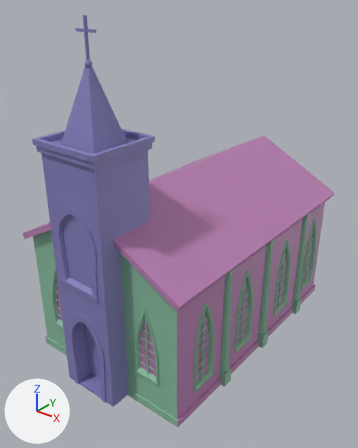
Before and after pictures for a commit that changed the FBX model Assets/Artists/Models/MOD_Church.fbx.
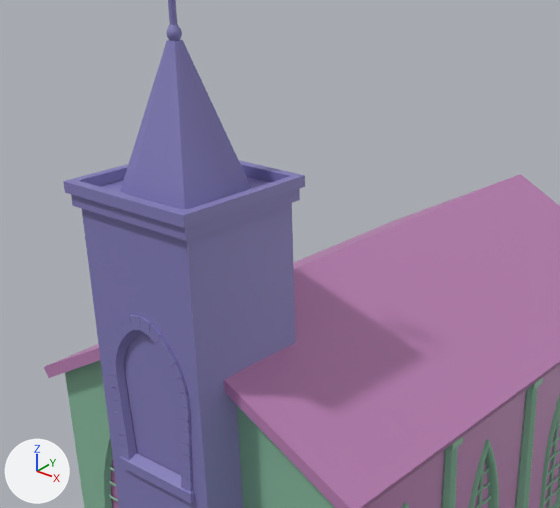
There are two pictures of each version: one whole from a camera (50 mm lens) standing at (28.4, -37.4, 34.4) and looking at (0.4, -2.5, 12.8), one close up on the part from 0% to 79% of the width and 10% to 68% of the height. Lighting does not change. The marker at lower left points along +X, +Y and +Z. Where no turn or scale is listed for an object, it has been applied to the vertices.

The first close-up shows 'MOD_Church'.
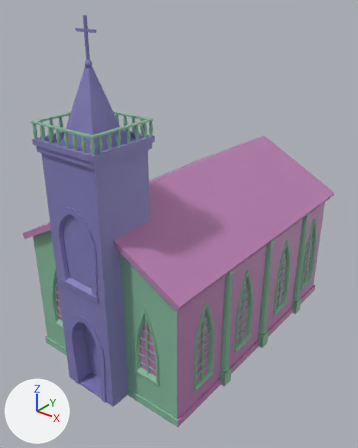
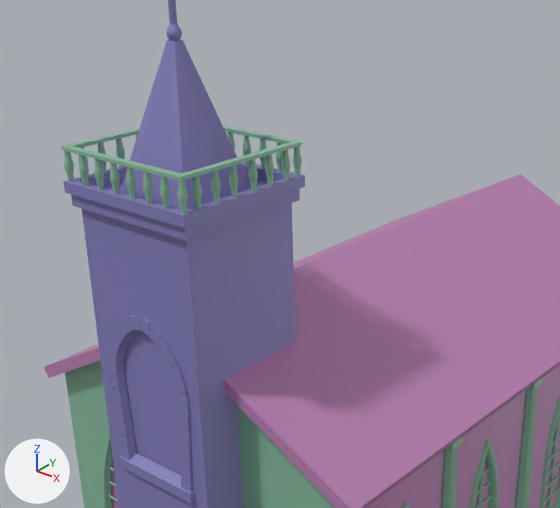
Commit message: Church Updated Final

The change, as a diff of the scene's bpy script:
```diff
--- a/Assets/Artists/Models/MOD_Church.fbx.py
+++ b/Assets/Artists/Models/MOD_Church.fbx.py
@@ mat_church_front1 @@
+mat_church_front1 = principled_material('Church_Front1')
+mat_church_front1.base_color = (0.25, 0.5, 0.346)  # green #89bc9f
@@ me_mesh @@
 # used by ob_mod_church; location = (0.0, -0.67, 0.02)
-me_mesh.from_pydata(...)  # 13134 vertices, 12246 faces; spans x -9.6..9.6, y -15.0..15.0, z 0.0..32.4
+me_mesh.from_pydata(...)  # 15606 vertices, 14382 faces; spans x -9.6..9.6, y -15.0..15.0, z 0.0..32.4
+# me_mesh part 1: 2472 vertices added at x -3.4..3.4, y -14.9..-8.6, z 23.7..25.1
 me_mesh.materials.append(mat_church_tower)
@@ me_mesh @@
 me_mesh.materials.append(mat_church_main)
+me_mesh.materials.append(mat_church_front1)  # green #89bc9f
```

Where the change shows, as pixel boxes [x1, y1, x2, y2] in the close-ups (560 x 508 px):
part 1 of me_mesh, added (green)
    after: [61, 125, 302, 214]
